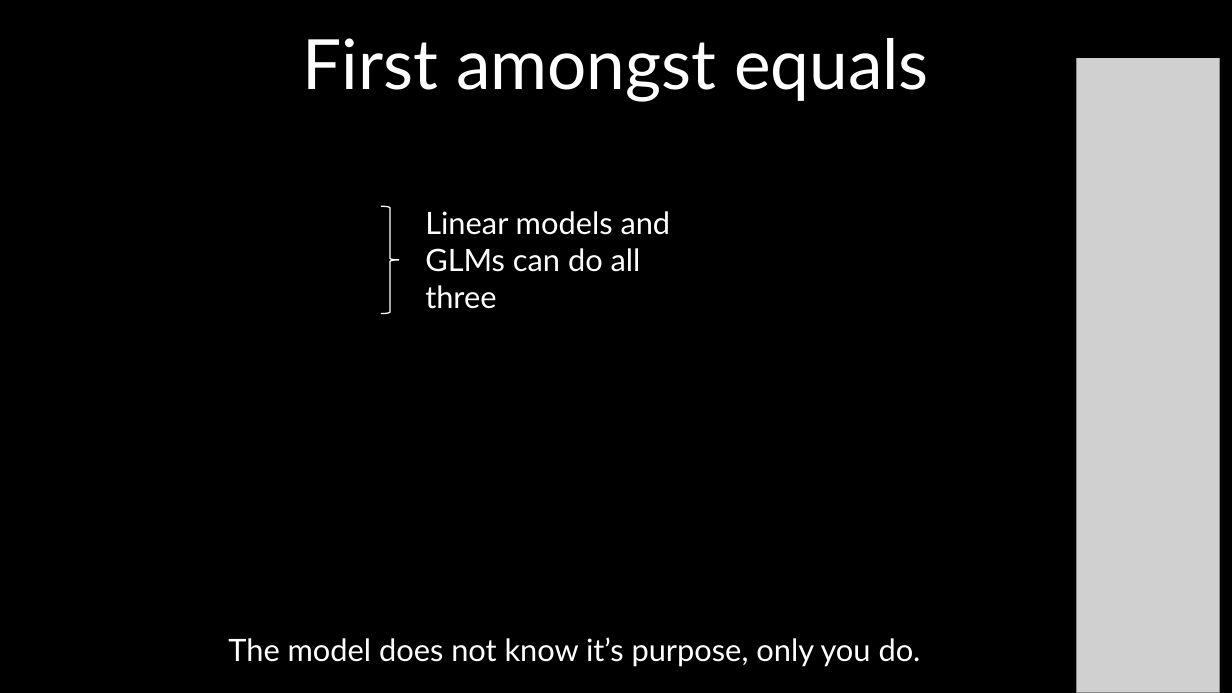
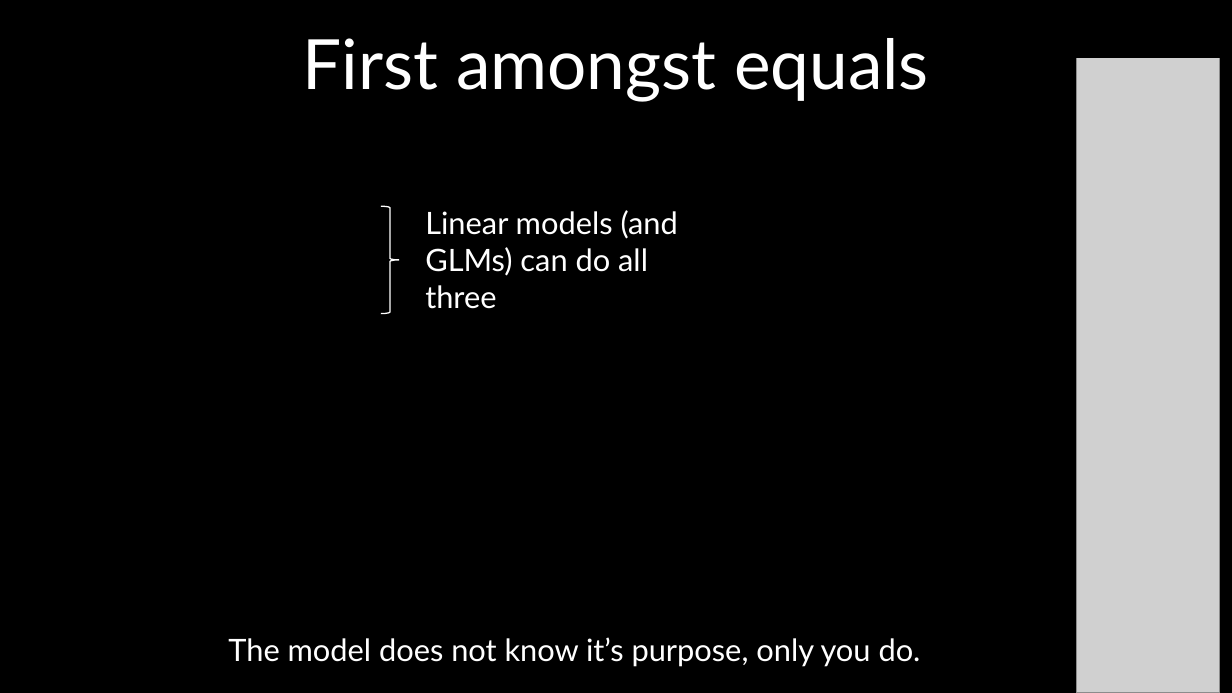
Before and after one commit to DeonRoos/stats-for-biologists, a slide deck: slide 22 of Lectures/Lecture 01.2 Introduction to linear models.pptx. Drawn at 1232x693 pixels with LibreOffice and Linux fonts; fonts in the diff are those of the drawing; grey boxes stand for pictures. Boxes give left, top, right and bottom in pixels: in the first picture for what was removed or moved away, otherwise in the second. Text is boxed around its words. In the diff, an @@ line names an element or a change of style, - is before the commit and + after.

```diff
--- a/Lectures/Lecture 01.2 Introduction to linear models.pptx
+++ b/Lectures/Lecture 01.2 Introduction to linear models.pptx
@@ text at <box>425,210,678,309</box>: text changed @@
-Linear models and GLMs can do all three
+Linear models (and GLMs) can do all three
```
Also in this commit, not shown: 6 other slides changed, 4 slides added, 7 slides removed, 12 other files.
